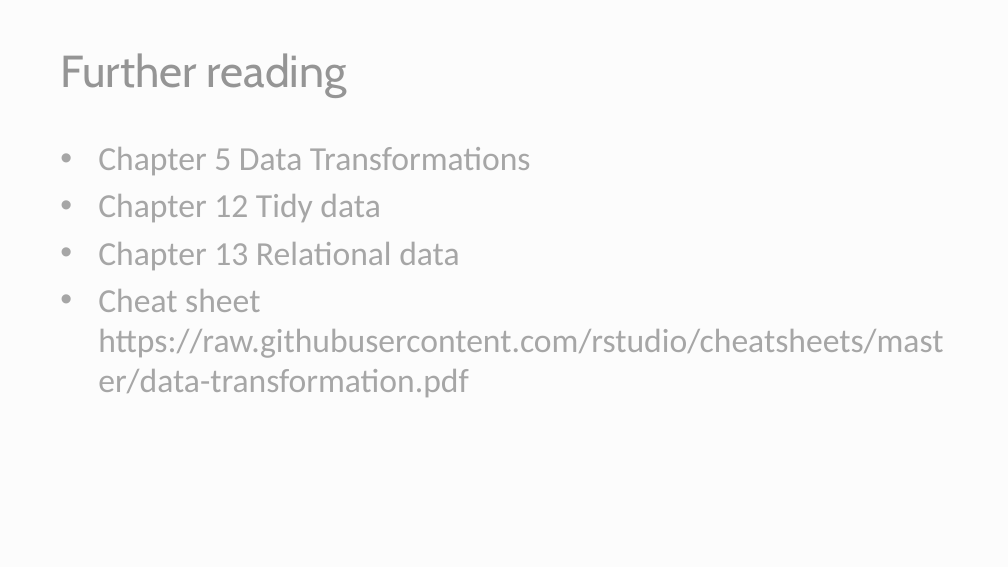
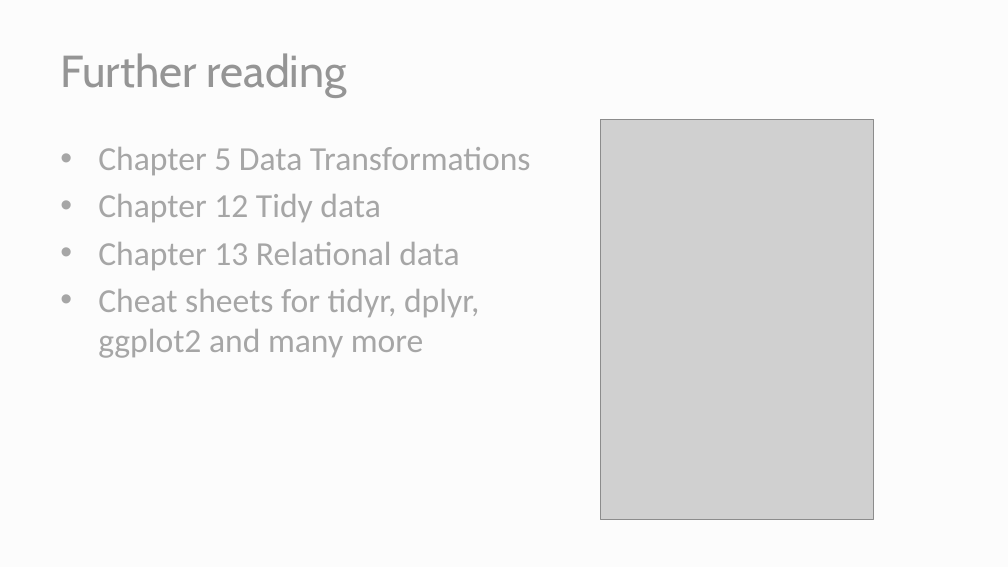
Before and after one commit to aweimann/floto-lab-learning-bioinformatics, a slide deck: slide 28 of docs/presentations/data_transformations.pptx. Drawn at 1008x567 pixels with LibreOffice and Linux fonts; fonts in the diff are those of the drawing; grey boxes stand for pictures. Boxes give left, top, right and bottom in pixels: in the first picture for what was removed or moved away, otherwise in the second. Text is boxed around its words. In the diff, an @@ line names an element or a change of style, - is before the commit and + after.

```diff
--- a/docs/presentations/data_transformations.pptx
+++ b/docs/presentations/data_transformations.pptx
@@ picture added at [600,119,874,519] @@
@@ text at [98,289,479,358]: text changed @@
-• Cheat sheet https://raw.githubusercontent.com/rstudio/cheatsheets/master/data-transformation.pdf
+• Cheat sheets for tidyr, dplyr, ggplot2 and many more
```
Also in this commit, not shown: 8 other slides changed, 36 other files.
